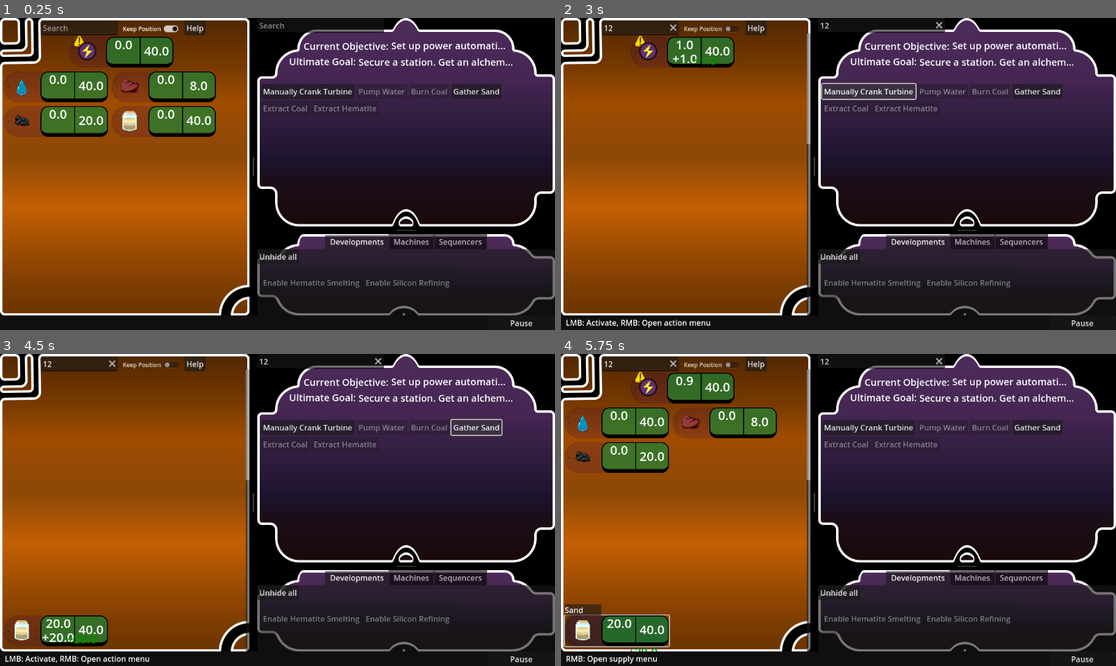
Above: before the commit, frames 1-4 (two rows, left to right).
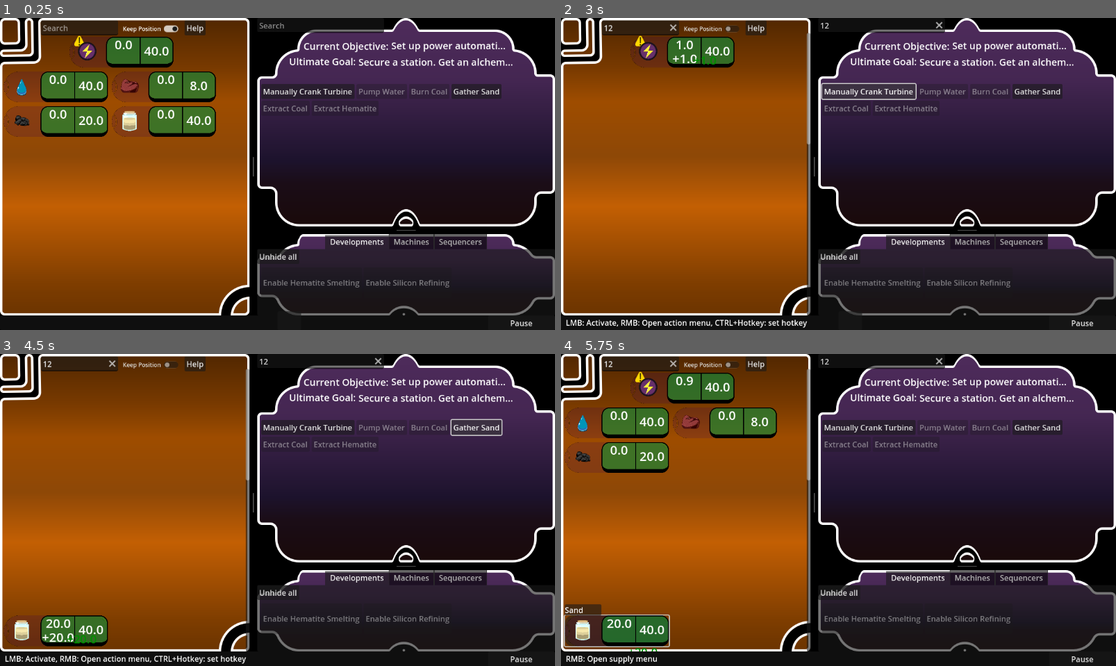
Above: after the commit, the same moments.

Repository: Carth501/The-Big-Grid
Game: Godot game, scene res://scenes/Game.tscn
The game is run twice, just before and just after one commit, with the same random seed, the same clock (stepped at 60 frames per second) and the same inputs. This scene is started directly instead of the project's main scene. Sound files missing from this copy of the repository are replaced by a short silence.
Inputs (mouse positions are in pixels of both pictures, inside the frame that each line leads up to):
- Up to frame 1 (0.25 s): no input
- Up to frame 2 (3 s): click (638, 27) at 0.52 s; type "12" at 0.6 s; click (882, 24) at 0.75 s; type "12" at 0.83 s; click "Keep Position" at 1.25 s; click "[center]0.0[/center]" at 2 s; click "Manually Crank Turbine" at 2.75 s
- Up to frame 3 (4.5 s): click "[center]1.0[/center]" at 3.5 s; click "Gather Sand" at 4.25 s
- Up to frame 4 (5.75 s): click "[center]20.0[/center]" at 5 s

The runs differ from the first frame. In frame 1, less than 0.1% of the frame differs, in the area x 51-55%, y 93-96%; in frame 2, 0.2%, in the area x 26-55%, y 93-100%; in frame 3, 0.2%; in frame 4, nothing differs.

Commit message:
implement hotkey display

Diff:
--- a/scenes/Game.tscn
+++ b/scenes/Game.tscn
@@ -33,6 +33,7 @@
 [ext_resource type="AudioStream" uid="uid://brwsjg35lmntm" path="res://sound/music/_Victor's Paycheck_ The Big Grid, Pirate Software Gamejam 15.ogg" id="22_xm5k0"]
 [ext_resource type="AudioStream" uid="uid://c1thhfqko4fve" path="res://sound/effects/Development - The Big Grid.ogg" id="29_lmw6t"]
 [ext_resource type="PackedScene" uid="uid://chr83yjksir7q" path="res://scenes/OptionsMenu/options_menu.tscn" id="33_ttcp7"]
+[ext_resource type="PackedScene" uid="uid://b8nv4l0ge2fi4" path="res://scenes/display/HotkeyPopup.tscn" id="37_4fkkb"]
 [ext_resource type="PackedScene" uid="uid://durgfyetb6d3p" path="res://scenes/logic/GridEngine.tscn" id="37_08wen"]
 [ext_resource type="PackedScene" uid="uid://brv0nvrfcfotn" path="res://scenes/tutorial_pop_up.tscn" id="37_anvfk"]
 [ext_resource type="Script" path="res://scripts/SupplyLabel.gd" id="40_lks8k"]
@@ -227,12 +228,13 @@
 theme_override_constants/margin_right = 8
 theme_override_constants/margin_bottom = 8
 
-[node name="HFlowContainer" type="HFlowContainer" parent="Display/MiddleSplit/RightSplit/ActionBackground/ActionScrollContainer/MarginContainer" node_paths=PackedStringArray("action_manager", "supply_collection", "sequencer_manager")]
+[node name="HFlowContainer" type="HFlowContainer" parent="Display/MiddleSplit/RightSplit/ActionBackground/ActionScrollContainer/MarginContainer" node_paths=PackedStringArray("action_manager", "supply_collection", "sequencer_manager", "hotkey_controller")]
 layout_mode = 2
 script = ExtResource("3_n23ff")
 action_manager = NodePath("../../../../../../../Logic/ActionManager")
 supply_collection = NodePath("../../../../../../../Logic/SupplyCollection")
 sequencer_manager = NodePath("../../../../../../../Logic/SequencerManager")
+hotkey_controller = NodePath("../../../../../../../Logic/Hotkey_Controller")
 
 [node name="ActionMenu" parent="Display/MiddleSplit/RightSplit/ActionBackground" node_paths=PackedStringArray("supply_collection", "options_overseer", "machine_factory", "supply_label") instance=ExtResource("5_rdn8f")]
 visible = false
@@ -466,6 +468,8 @@
 grow_horizontal = 2
 grow_vertical = 2
 vertical_alignment = 1
+clip_text = true
+text_overrun_behavior = 4
 script = ExtResource("16_lih5f")
 
 [node name="MusicSystem" type="Node" parent="Display" node_paths=PackedStringArray("music_players", "victory_music")]
@@ -542,7 +546,7 @@
 
 [node name="Logic" parent="." instance=ExtResource("37_08wen")]
 
-[node name="SequencerManager" parent="Logic" index="8" node_paths=PackedStringArray("action_manager", "supply_collection")]
+[node name="SequencerManager" parent="Logic" index="9" node_paths=PackedStringArray("action_manager", "supply_collection")]
 action_manager = NodePath("../ActionManager")
 supply_collection = NodePath("../SupplyCollection")
 
@@ -696,6 +700,9 @@
 [node name="SupplyDescription" type="Label" parent="SupplyLabel/VBoxContainer"]
 visible = false
 layout_mode = 2
+
+[node name="HotkeyPopup" parent="." instance=ExtResource("37_4fkkb")]
+anchors_preset = 7
 
 [connection signal="dragged" from="Display/MiddleSplit" to="Display/MiddleSplit" method="_on_dragged"]
 [connection signal="resized" from="Display/MiddleSplit" to="Display/MiddleSplit" method="_on_resized"]
--- /dev/null
+++ b/scenes/display/HotkeyPopup.tscn
@@ -0,0 +1,32 @@
+[gd_scene load_steps=2 format=3 uid="uid://b8nv4l0ge2fi4"]
+
+[ext_resource type="Script" path="res://scripts/display/HotkeyPopup.gd" id="1_eymwh"]
+
+[node name="HotkeyPopup" type="PanelContainer" node_paths=PackedStringArray("label", "margin_container")]
+anchors_preset = -1
+anchor_left = 0.5
+anchor_top = 1.0
+anchor_right = 0.5
+anchor_bottom = 1.0
+offset_top = -39.0
+offset_right = 49.0
+grow_horizontal = 2
+pivot_offset = Vector2(0, 39)
+script = ExtResource("1_eymwh")
+label = NodePath("MarginContainer/Label")
+margin_container = NodePath("MarginContainer")
+
+[node name="MarginContainer" type="MarginContainer" parent="."]
+layout_mode = 2
+size_flags_horizontal = 4
+theme_override_constants/margin_left = 8
+theme_override_constants/margin_top = 8
+theme_override_constants/margin_right = 8
+theme_override_constants/margin_bottom = 8
+
+[node name="Label" type="Label" parent="MarginContainer"]
+layout_mode = 2
+horizontal_alignment = 1
+vertical_alignment = 1
+
+[connection signal="resized" from="MarginContainer/Label" to="." method="resized"]
--- a/scripts/display/ActionButton.gd
+++ b/scripts/display/ActionButton.gd
@@ -11,12 +11,15 @@
 var audio_stream : Sound_Effect
 var action_press_sound : Sound_Effect
 var selection_mode := false
+var hotkey_controller : Hotkey_Controller
+var hotkey_popup : Hotkey_Popup
 
 func _ready() -> void:
 	super._ready()
 	var directory = AudioEffectControllerSingle.directory
 	if(directory.has("button_press")):
 		action_press_sound = directory["button_press"]
+	hotkey_popup = get_node("/root/Game/HotkeyPopup")
 
 func set_id(new_id : String):
 	id = new_id
@@ -36,6 +39,9 @@
 			if(directory.has("button_press")):
 				action_press_sound = directory["button_press"]
 			trigger.connect(action_press_sound.play)
+
+func register_hotkey_controller(new_hotkey_controller : Hotkey_Controller):
+	hotkey_controller = new_hotkey_controller
 
 func disconnect_action():
 	action.update_availability.disconnect(set_enabled)
@@ -71,7 +77,7 @@
 	action.set_filter()
 	var controls_display = $/root/Game/Display/Panel/ControlsLabel
 	if(controls_display != null):
-		controls_display.update_text("LMB: Activate, RMB: Open action menu")
+		controls_display.update_text("LMB: Activate, RMB: Open action menu, CTRL+Hotkey: set hotkey")
 	if(selection_mode):
 		selection_hover.emit(action)
 
@@ -91,6 +97,24 @@
 
 func hover_action():
 	action.set_designated_action()
+	var has_hotkey = hotkey_controller.map_has_value(id)
+	if(has_hotkey):
+		var hotkey_text = hotkey_controller.get_key(id)
+		hotkey_popup.open(hotkey_text)
+		set_popup_pos()
+	hotkey_controller.update_to.connect(update_hotkey_popup)
 
 func unhover_action():
 	action.release_designated_action()
+	hotkey_popup.close()
+	hotkey_controller.update_to.disconnect(update_hotkey_popup)
+
+func update_hotkey_popup(update_id : String):
+	if(id == update_id):
+		var hotkey_text = hotkey_controller.get_key(id)
+		hotkey_popup.change_text(hotkey_text)
+		set_popup_pos()
+
+func set_popup_pos():
+	var x_adjust = size.x / 2 - hotkey_popup.size.x / 2
+	hotkey_popup.position = global_position + Vector2(x_adjust, -39)
--- a/scripts/display/ActionPanel.gd
+++ b/scripts/display/ActionPanel.gd
@@ -4,6 +4,7 @@
 @export var action_manager : Action_Manager
 @export var supply_collection : Supply_Collection
 @export var sequencer_manager : Sequencer_Manager
+@export var hotkey_controller : Hotkey_Controller
 var action_buttons := {}
 
 func build_action_button(id : String):
@@ -25,6 +26,7 @@
 	new_button.select.connect(select)
 	new_button.selection_hover.connect(selection_hover)
 	new_button.end_selection_hover.connect(end_selection_hover)
+	new_button.register_hotkey_controller(hotkey_controller)
 
 func filter_actions(id_list : Array):
 	for id in action_buttons:
--- /dev/null
+++ b/scripts/display/HotkeyPopup.gd
@@ -0,0 +1,40 @@
+class_name Hotkey_Popup extends PanelContainer
+
+@export var label : Label
+@export var margin_container : MarginContainer
+var opening := false
+var closing := false
+var is_open := false
+@export var scale_magnitude := 6.5
+@export var open_vector := Vector2.ONE
+@export var closed_vector := Vector2(1,0)
+
+func open(keystroke: String):
+	label.text = keystroke
+	scale = closed_vector
+	opening = true
+	closing = false
+	is_open = true
+	size = get_minimum_size()
+
+func change_text(keystroke: String):
+	if(!is_open):
+		open(keystroke)
+	else:
+		label.text = keystroke
+		size = get_minimum_size()
+
+func close():
+	closing = true
+	opening = false
+	is_open = false
+
+func _process(delta: float) -> void:
+	if(opening):
+		scale = lerp(scale, open_vector, delta*scale_magnitude)
+		if(scale.is_equal_approx(open_vector)):
+			opening = false
+	elif(closing):
+		scale = lerp(scale, closed_vector, delta*scale_magnitude)
+		if(scale.is_equal_approx(closed_vector)):
+			closing = false
--- a/scripts/logic/HotkeyController.gd
+++ b/scripts/logic/HotkeyController.gd
@@ -1,4 +1,6 @@
 class_name Hotkey_Controller extends Node
+
+signal update_to(id)
 
 @export var action_manager: Action_Manager
 var shift := false
@@ -31,57 +33,57 @@
 		alt = false
 		return
 	elif event.is_action_pressed("a"):
-		operation_string += "a"
+		operation_string += "A"
 	elif event.is_action_pressed("b"):
-		operation_string += "b"
+		operation_string += "B"
 	elif event.is_action_pressed("c"):
-		operation_string += "c"
+		operation_string += "C"
 	elif event.is_action_pressed("d"):
-		operation_string += "d"
+		operation_string += "D"
 	elif event.is_action_pressed("e"):
-		operation_string += "e"
+		operation_string += "E"
 	elif event.is_action_pressed("f"):
-		operation_string += "f"
+		operation_string += "F"
 	elif event.is_action_pressed("g"):
-		operation_string += "g"
+		operation_string += "G"
 	elif event.is_action_pressed("h"):
-		operation_string += "h"
+		operation_string += "H"
 	elif event.is_action_pressed("i"):
-		operation_string += "i"
+		operation_string += "I"
 	elif event.is_action_pressed("j"):
-		operation_string += "j"
+		operation_string += "J"
 	elif event.is_action_pressed("k"):
-		operation_string += "k"
+		operation_string += "K"
 	elif event.is_action_pressed("l"):
-		operation_string += "l"
+		operation_string += "J"
 	elif event.is_action_pressed("m"):
-		operation_string += "m"
+		operation_string += "M"
 	elif event.is_action_pressed("n"):
-		operation_string += "n"
+		operation_string += "N"
 	elif event.is_action_pressed("o"):
-		operation_string += "o"
+		operation_string += "O"
 	elif event.is_action_pressed("p"):
-		operation_string += "p"
+		operation_string += "P"
 	elif event.is_action_pressed("q"):
-		operation_string += "q"
+		operation_string += "Q"
 	elif event.is_action_pressed("r"):
-		operation_string += "r"
+		operation_string += "R"
 	elif event.is_action_pressed("s"):
-		operation_string += "s"
+		operation_string += "S"
 	elif event.is_action_pressed("t"):
-		operation_string += "t"
+		operation_string += "T"
 	elif event.is_action_pressed("u"):
-		operation_string += "u"
+		operation_string += "U"
 	elif event.is_action_pressed("v"):
-		operation_string += "v"
+		operation_string += "V"
 	elif event.is_action_pressed("w"):
-		operation_string += "w"
+		operation_string += "W"
 	elif event.is_action_pressed("x"):
-		operation_string += "x"
+		operation_string += "X"
 	elif event.is_action_pressed("y"):
-		operation_string += "y"
+		operation_string += "Y"
 	elif event.is_action_pressed("z"):
-		operation_string += "z"
+		operation_string += "Z"
 	elif event.is_action_pressed("1"):
 		operation_string += "1"
 	elif event.is_action_pressed("2"):
@@ -110,13 +112,26 @@
 		trigger(operation_string)
 
 func reassign(operation_string):
-	if(action_manager.designated_action_id != ""):
+	var id = action_manager.designated_action_id
+	if(id != ""):
 		for key in hotkey_map:
-			if(hotkey_map[key] == action_manager.designated_action_id):
+			if(hotkey_map[key] == id):
 				hotkey_map.erase(key)
-		hotkey_map[operation_string] = action_manager.designated_action_id
+		hotkey_map[operation_string] = id
+		update_to.emit(id)
 
 func trigger(operation_string):
 	if(hotkey_map.has(operation_string)):
 		var action_id = hotkey_map[operation_string]
 		action_manager.full_action_list[action_id].apply()
+
+func map_has_value(action_id : String):
+	for key in hotkey_map:
+		if(hotkey_map[key] == action_id):
+			return true
+	return false
+
+func get_key(action_id : String):
+	for key in hotkey_map:
+		if(hotkey_map[key] == action_id):
+			return key
Not shown: 1 places in scenes/Game.tscn that only renumber resources
